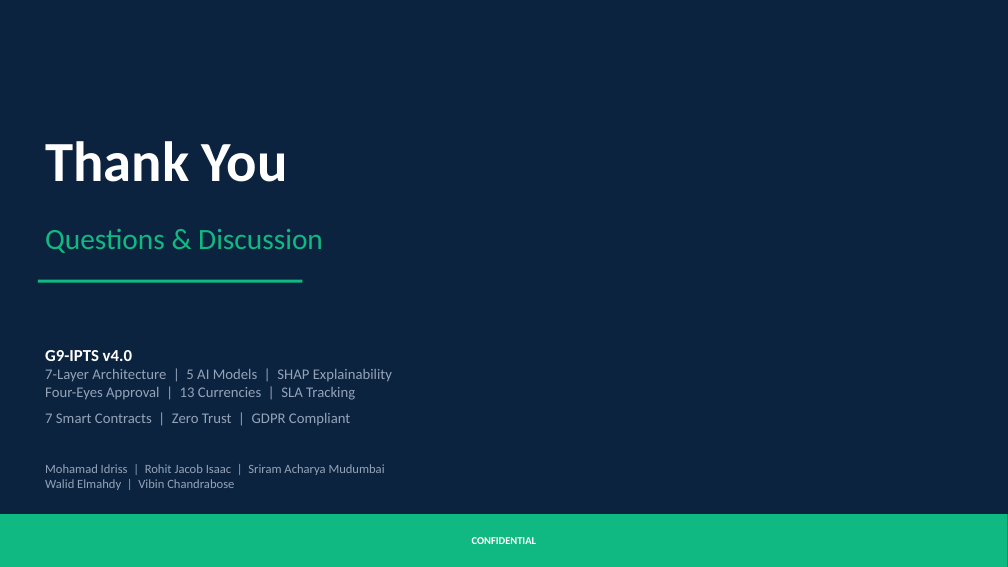
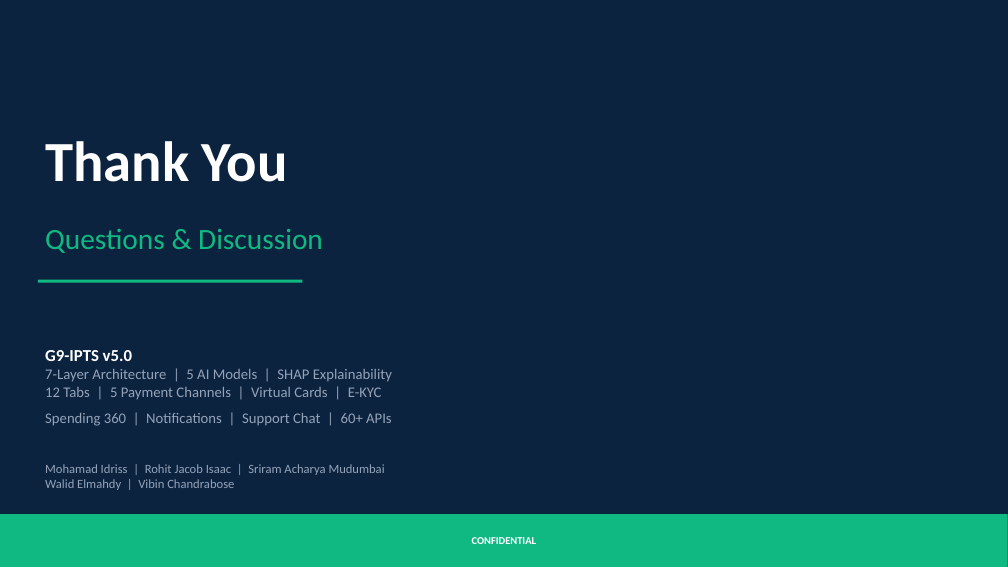
Before and after one commit to mohammedidriss/G9-IPTS, a slide deck: slide 46 of docs/G9-IPTS_Demo_Walkthrough.pptx (slide 33 before the commit). Drawn at 1008x567 pixels with LibreOffice and Linux fonts; fonts in the diff are those of the drawing. Boxes give left, top, right and bottom in pixels: in the first picture for what was removed or moved away, otherwise in the second. Text is boxed around its words. In the diff, an @@ line names an element or a change of style, - is before the commit and + after.

```diff
--- a/docs/G9-IPTS_Demo_Walkthrough.pptx
+++ b/docs/G9-IPTS_Demo_Walkthrough.pptx
@@ text at (45,350,392,426): text changed @@
-G9-IPTS v4.0
-7-Layer Architecture | 5 AI Models | SHAP Explainability
-Four-Eyes Approval | 13 Currencies | SLA Tracking
-7 Smart Contracts | Zero Trust | GDPR Compliant
+G9-IPTS v5.0
+7-Layer Architecture | 5 AI Models | SHAP Explainability
+12 Tabs | 5 Payment Channels | Virtual Cards | E-KYC
+Spending 360 | Notifications | Support Chat | 60+ APIs
```
Also in this commit, not shown: 6 other slides changed, 16 slides added, 3 slides removed, 20 other files.
